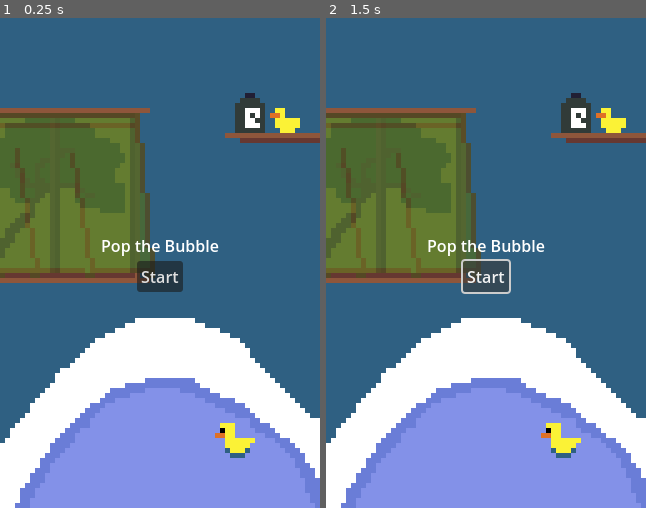
Above: before the commit, frames 1-2 (left to right).
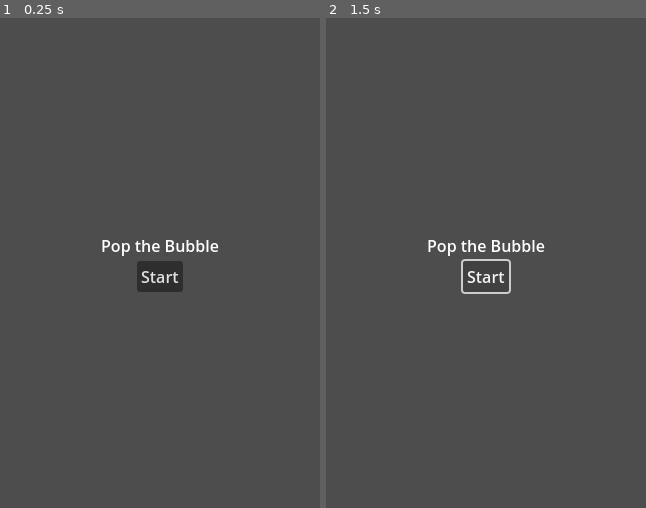
Above: after the commit, the same moments.

Repository: DiegoCali/Global-Game-Jam-2025
Game: Godot game, scene res://scenes/start_menu.tscn
Two runs of this game, one before a commit and one after it. Both use one fixed random seed, a clock stepped at 60 frames per second and the inputs below. The project has no main scene, so this scene is started directly.
Inputs:
- Up to frame 1 (0.25 s): no input
- Up to frame 2 (1.5 s): click "Start" at 0.5 s; click "Start" at 1.25 s

The runs differ from the first frame. In frame 1, 99% of the frame differs, in the area x 0-100%, y 0-100%; in frame 2, 99%.

Commit message:
fixed: start menu

Diff:
--- a/src/scenes/start_menu.tscn
+++ b/src/scenes/start_menu.tscn
@@ -1,6 +1,4 @@
-[gd_scene load_steps=2 format=3 uid="uid://o7pbcpqry666"]
-
-[ext_resource type="Texture2D" uid="uid://dvxqtroicpvap" path="res://assets/landscapes/landscape.png" id="1_qxcxq"]
+[gd_scene format=3 uid="uid://o7pbcpqry666"]
 
 [node name="StartMenu" type="Control"]
 layout_mode = 3
@@ -9,12 +7,6 @@
 anchor_bottom = 1.0
 grow_horizontal = 2
 grow_vertical = 2
-
-[node name="TextureRect" type="TextureRect" parent="."]
-layout_mode = 0
-offset_right = 40.0
-offset_bottom = 40.0
-texture = ExtResource("1_qxcxq")
 
 [node name="VBoxContainer" type="VBoxContainer" parent="."]
 layout_mode = 0
